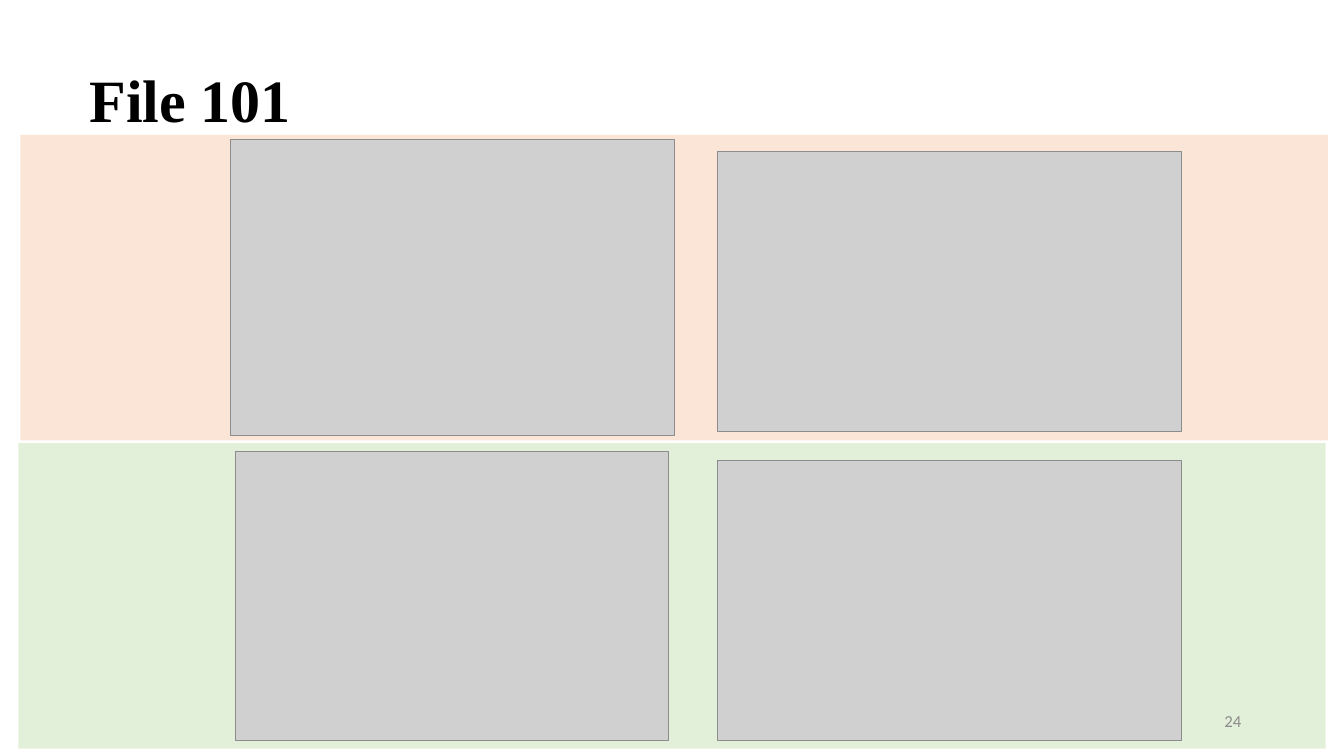
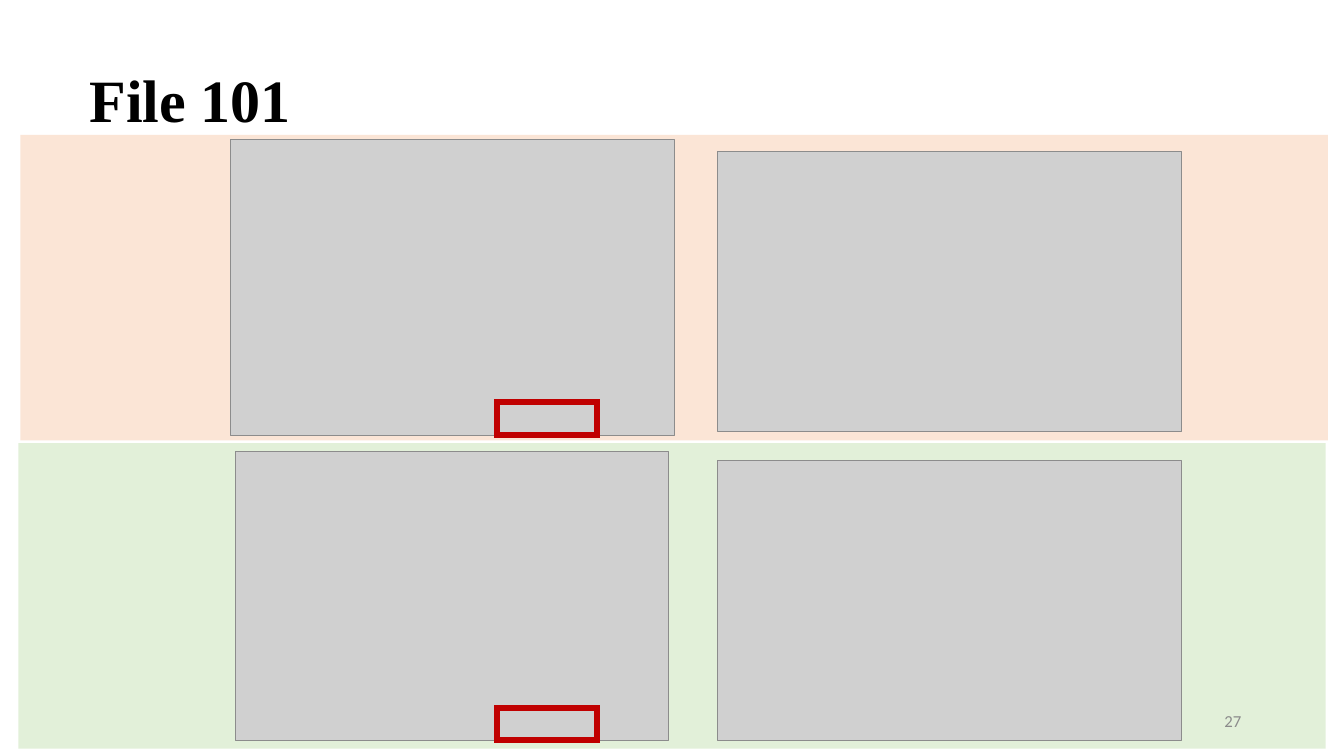
Before and after one commit to vinogradova-lab/cell-type-specific-proximity-labeling, a slide deck: slide 28 of docs/update_041223.pptx (slide 25 before the commit). Drawn at 1344x756 pixels with LibreOffice and Linux fonts; fonts in the diff are those of the drawing; grey boxes stand for pictures. Boxes give left, top, right and bottom in pixels: in the first picture for what was removed or moved away, otherwise in the second. Text is boxed around its words. In the diff, an @@ line names an element or a change of style, - is before the commit and + after.

```diff
--- a/docs/update_041223.pptx
+++ b/docs/update_041223.pptx
@@ rectangle added at (497, 402, 597, 435), outline #C00000 4.5 pt @@
@@ rectangle added at (497, 708, 597, 740), outline #C00000 4.5 pt @@
@@ page number at (1224, 716, 1241, 727): text changed @@
-24
+27
```
Also in this commit, not shown: 17 other slides changed, 5 slides added.
